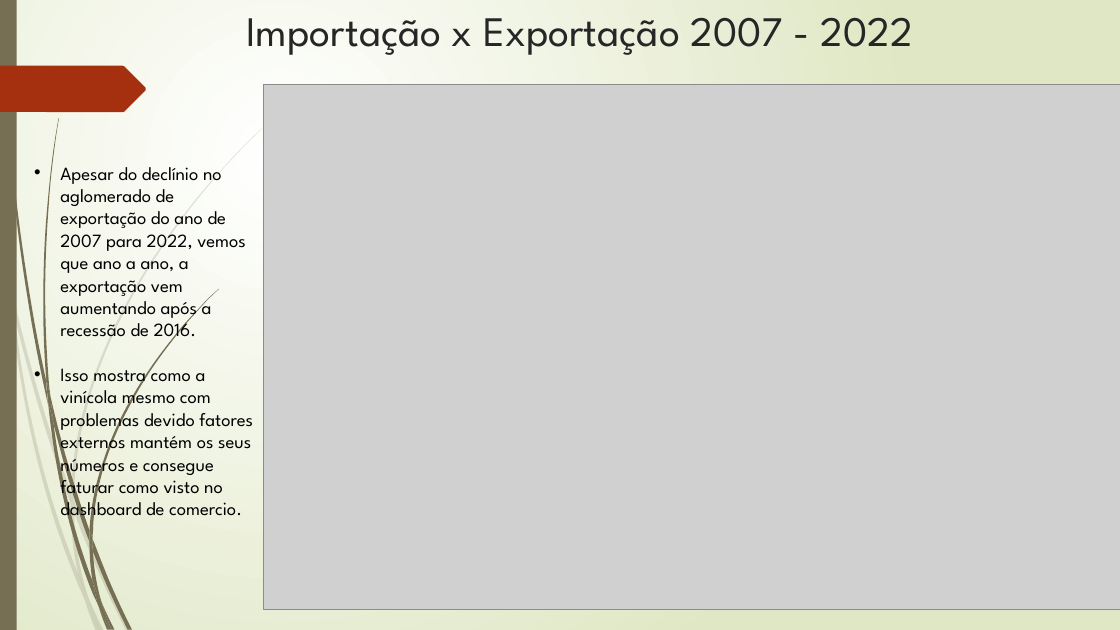
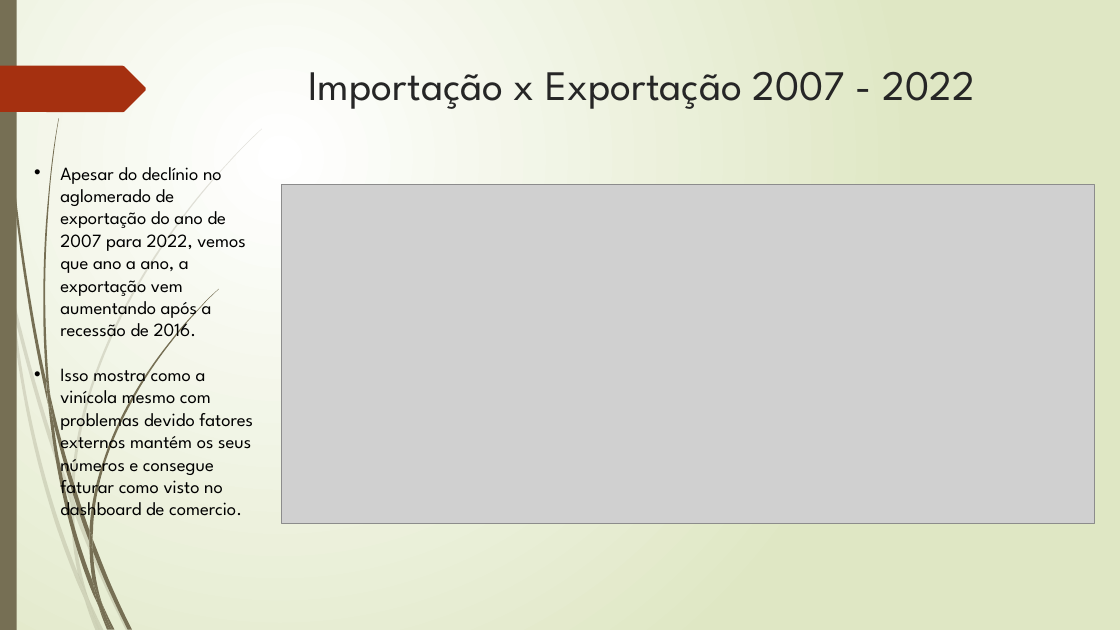
Before and after one commit to SinxCode/Tech-Challenge, a slide deck: slide 6 of Tech - Challenge.pptx. Drawn at 1120x630 pixels with LibreOffice and Linux fonts; fonts in the diff are those of the drawing; grey boxes stand for pictures. Boxes give left, top, right and bottom in pixels: in the first picture for what was removed or moved away, otherwise in the second. Text is boxed around its words. In the diff, an @@ line names an element or a change of style, - is before the commit and + after.

```diff
--- a/Tech - Challenge.pptx
+++ b/Tech - Challenge.pptx
@@ title "Importação x Exportação 2007 - ...": place and size @@
-title "Importação x Exportação 2007 - ..." at box(246, 18, 912, 55)
+title "Importação x Exportação 2007 - ..." at box(308, 72, 974, 109)
@@ title "Importação x Exportação 2007 - ..." at box(308, 72, 974, 109): alignment left to centre @@
@@ picture: place and size @@
-picture at box(264, 85, 1120, 610)
+picture at box(282, 185, 1095, 523)
```
Also in this commit, not shown: 6 other slides changed.
